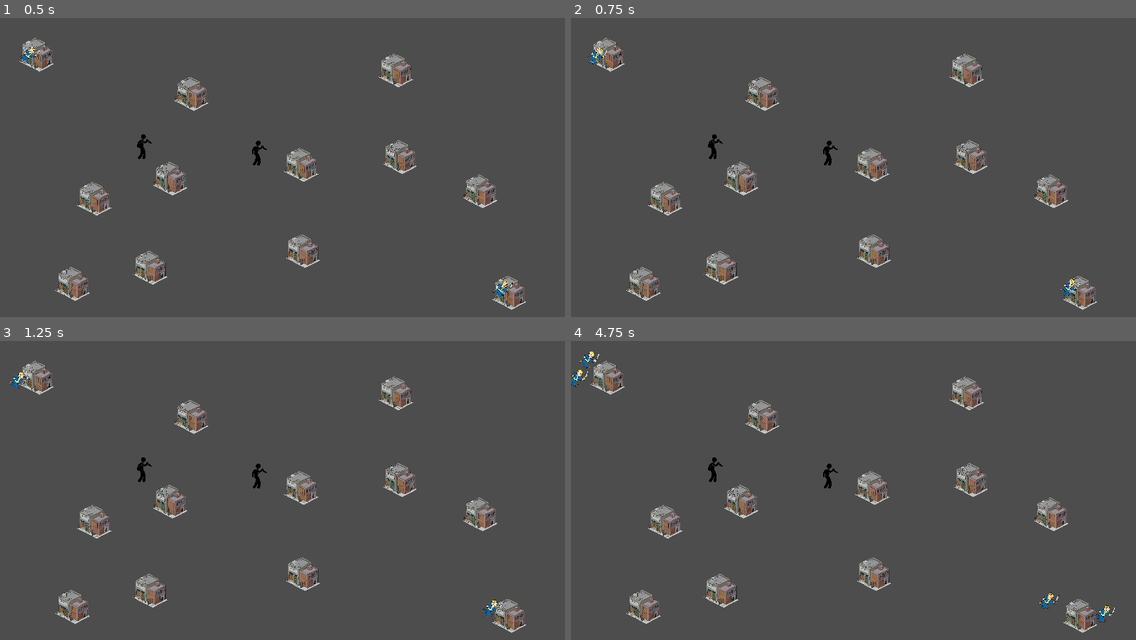
Above: before the commit, frames 1-4 (two rows, left to right).
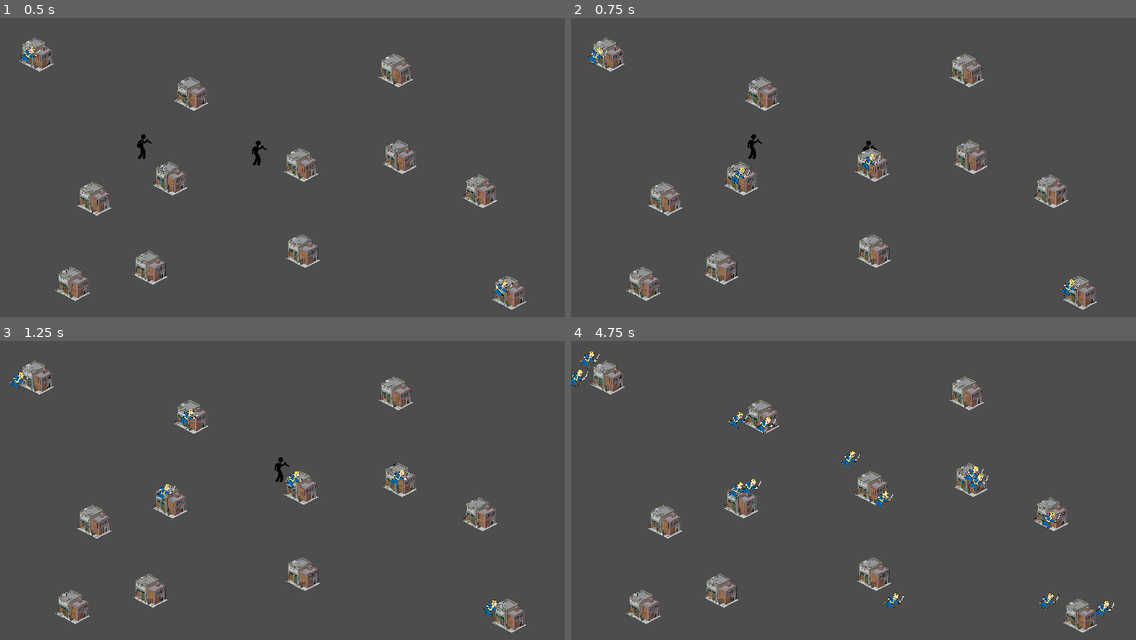
Above: after the commit, the same moments.

Repository: Alfenstein8/createjam
Game: Godot game, scene res://scenes/level.tscn
Same seed, same stepped clock (60 frames per second), same inputs: the game is played once before the commit and once after it.
Inputs:
- Up to frame 1 (0.5 s): no input
- Up to frame 2 (0.75 s): hold D (p1_right) from 0.53 s (still down); hold T (p1_interact) from 0.53 s (still down)
- Up to frame 3 (1.25 s): keep holding D (p1_right); keep holding T (p1_interact)
- Up to frame 4 (4.75 s): release D (p1_right) at 1.28 s; release T (p1_interact) at 1.28 s; hold S (p1_down) 1.28-2.03 s; tap T (p1_interact) at 1.35, 2.85, 4.35 s; hold D (p1_right) 2.03-2.78 s; hold T (p1_interact) 2.03-2.78 s; hold W (p1_up) 2.78-3.53 s; hold T (p1_interact) 3.53-4.28 s; hold A (p1_left) from 3.53 s (still down)

Frame 1 is identical in both runs. In frame 2, 0.4% of the frame differs, in the area x 24-55%, y 38-56%; in frame 3, 0.5%; in frame 4, 1.1%, in the area x 1-97%, y 3-95%.
Error before the commit: Parse Error: Unexpected "if" in class body. (res://Scripts/player.gd:39)

Commit message:
Made it possible to buy buildings

Diff:
--- a/Scripts/building.gd
+++ b/Scripts/building.gd
@@ -4,7 +4,7 @@
 var enemy_scene
 var spawn_radius = 70
 @export var player_owner:Node2D
-@export var cost = 10
+@export var cost = 0
 var gangmembers = []
 
 # Called when the node enters the scene tree for the first time.
@@ -19,7 +19,7 @@
 	spawn_timer -= delta
 
 func buy(player:Node2D):
-	if(player.gangmembers.count < cost): return false
+	if(player.gangmembers.size() < cost): return false
 	player_owner = player
 	for i in cost:
 		var new_gangmember = player.gangmembers.pop_back()
--- a/Scripts/player.gd
+++ b/Scripts/player.gd
@@ -23,12 +23,15 @@
 		velocity.y += 1
 	if Input.is_action_pressed("p1_up"):
 		velocity.y -= 1
+	if (Input.is_action_pressed("p1_interact")):
+		if (!buildings_in_range.is_empty()):
+			buildings_in_range[0].buy(self)
+			print("hej igen")
 
 	position += velocity * delta * speed
 	position = position.clamp(Vector2.ZERO, screen_size)
 
 func _on_area_2d_body_entered(body):
-	print("hej")
 	if (!body.is_in_group("gangmember") || body.player_owner == self):
 		return
 	hide() # Player disappears after being hit.
@@ -36,15 +39,18 @@
 	# Must be deferred as we can't change physics properties on a physics callback.
 	#$CollisionShape2D.set_deferred("disabled", true)
 
-if (Input.is_action_pressed("p1_interact" && !body.is_in_group("building")):
-		return
-	buildings_in_range.append()
-	buildings_in_range.is_empty()
-
-
-
 	#Function to reset the players position after the game ends. Not sure if good for p2 as well?
 func start(pos):
 	position = pos
 	show()
 	$CollisionShape2D.disabled = false
+
+func _on_interact_range_entered(body):
+	if (body.is_in_group("building") && body.player_owner != self):
+		buildings_in_range.append(body)
+
+
+func _on_interact_range_body_exited(body):
+	if (body.is_in_group("building")):
+		var building_index = buildings_in_range.find(body)
+		buildings_in_range.pop_at(building_index)
--- a/scenes/player.tscn
+++ b/scenes/player.tscn
@@ -12,7 +12,6 @@
 [node name="Player" type="Node2D" groups=["player"]]
 position = Vector2(518, 314)
 script = ExtResource("1_mrbx4")
-speed = null
 
 [node name="Sprite2D" type="Sprite2D" parent="."]
 position = Vector2(6, 3)
@@ -31,3 +30,5 @@
 shape = SubResource("CircleShape2D_lmbda")
 
 [connection signal="body_entered" from="Player_hitbox" to="." method="_on_area_2d_body_entered"]
+[connection signal="body_entered" from="Interact_range" to="." method="_on_interact_range_entered"]
+[connection signal="body_exited" from="Interact_range" to="." method="_on_interact_range_body_exited"]
